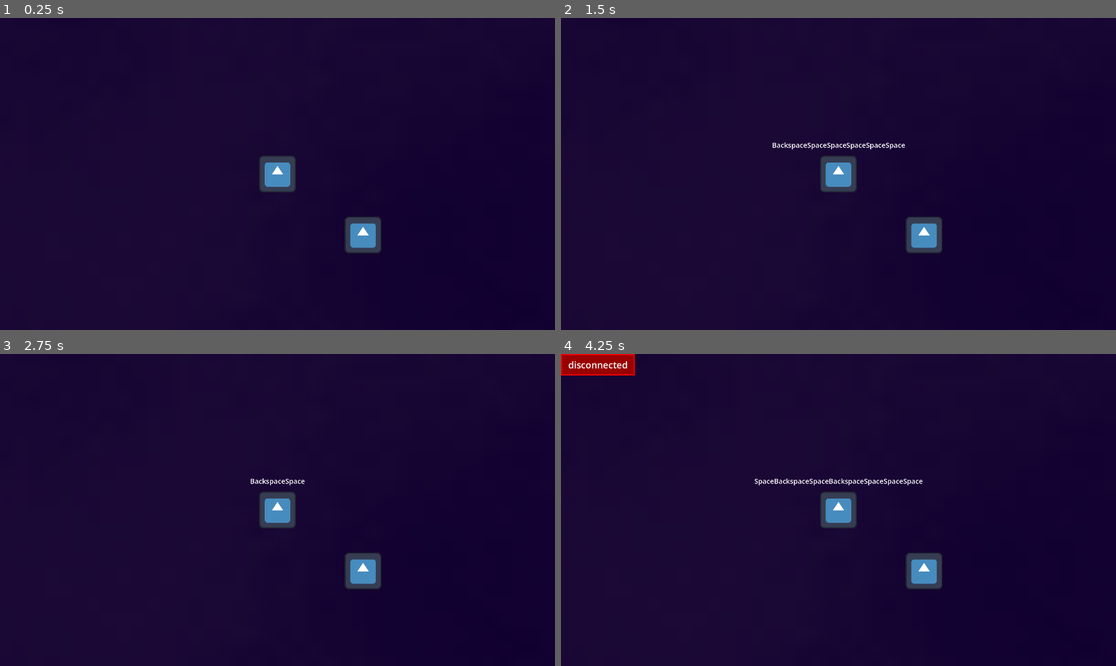
Above: before the commit, frames 1-4 (two rows, left to right).
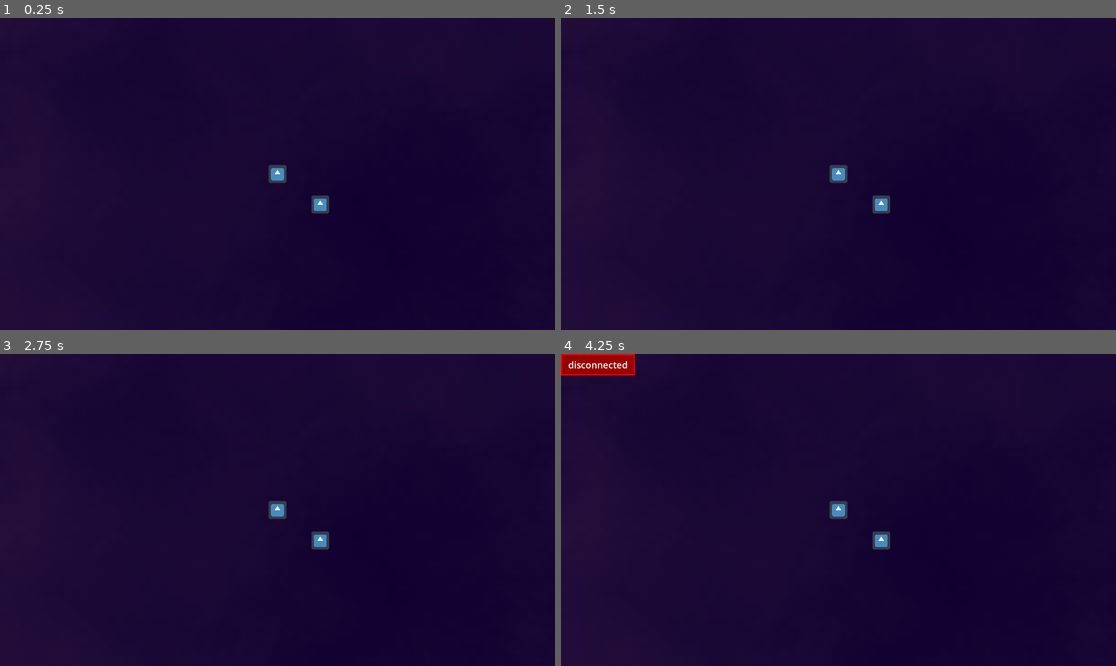
Above: after the commit, the same moments.

Repository: HTSTEM/rings
Game: Godot game, scene res://world.tscn
The game is run twice, just before and just after one commit, with the same random seed, the same clock (stepped at 60 frames per second) and the same inputs. The engine's default icon, where the game draws it, is replaced by a stand-in: a white triangle on a blue panel in a dark square.
Inputs:
- Up to frame 1 (0.25 s): no input
- Up to frame 2 (1.5 s): tap Enter at 0.5 s; tap Backspace at 0.6 s; tap Space at 0.77, 0.8, 1.07, 1.25, 1.35 s
- Up to frame 3 (2.75 s): tap Space at 1.52, 1.82, 2.3 s; tap Backspace at 1.55, 2.1 s; tap Enter at 2 s
- Up to frame 4 (4.25 s): tap Space at 2.75, 3.02, 3.32, 3.77, 3.8, 4.07 s; tap Enter at 2.85 s; tap Backspace at 3.05, 3.6 s

The runs differ from the first frame. In frame 1, 1.7% of the frame differs, in the area x 46-69%, y 44-76%; in frame 2, 1.9%; in frame 3, 1.8%; in frame 4, 2.0%, in the area x 34-69%, y 39-76%.

Commit message:
feat: velocity & improved debug

Diff:
--- a/player.gd
+++ b/player.gd
@@ -1,6 +1,7 @@
 extends Node2D
 
 var debug_msg = ""
+var velocity = Vector2(0, 0)
 
 # Called when the node enters the scene tree for the first time.
 func _ready():
@@ -15,24 +16,50 @@
 				var ws = get_node("/root/WSClient")
 				ws.emit_message(debug_msg)
 				debug_msg = ""
-			else:
-				# todo: do there need to be filters here for sane characters?
-				debug_msg += OS.get_keycode_string(event.get_keycode_with_modifiers())
+			elif event.keycode == KEY_BACKSPACE:
+				if len(debug_msg) == 1:
+					debug_msg = ""
+				elif len(debug_msg) > 1:
+					debug_msg = debug_msg.substr(0, len(debug_msg) - 1)
+			elif event.keycode >= KEY_SPACE && event.keycode <= KEY_SECTION:
+				var keycode = char(event.unicode)
+				debug_msg += keycode
 
 			var cmd = get_node("DebugCommand")
 			cmd.text = debug_msg
 
 func _on_chat_message(content: String, is_voice: bool):
+	# speed boost for all caps lol
+	var bonus = 0
+	if content == content.to_upper():
+		bonus = 2
+
 	content = content.to_lower()
 	if content == "up":
-		position.y -= 10
+		velocity.y = -8 - bonus
 	elif content == "down":
-		position.y += 10
+		velocity.y = 8 + bonus
 	elif content == "left":
-		position.x -= 10
+		velocity.x = -8 - bonus
 	elif content == "right":
-		position.x += 10
+		velocity.x = 8 + bonus
 
 # Called every frame. 'delta' is the elapsed time since the previous frame.
 func _process(delta):
+	position.x += velocity.x
+	position.y += velocity.y
+	#velocity.x -= (velocity.x * 0.95 * delta)
+	#velocity.y -= (velocity.y * 0.95 * delta)
+	#velocity -= velocity * 0.9999 * delta
+	var drag = 7
+
+	if velocity.x < 0:
+		velocity.x = min(0, velocity.x + (delta * drag))
+	elif velocity.x > 0:
+		velocity.x = max(0, velocity.x - (delta * drag))
+
+	if velocity.y < 0:
+		velocity.y = min(0, velocity.y + (delta * drag))
+	elif velocity.y > 0:
+		velocity.y = max(0, velocity.y - (delta * drag))
 	pass
--- a/world.tscn
+++ b/world.tscn
@@ -37,6 +37,7 @@
 script = ExtResource("1_f3sb7")
 
 [node name="Camera2D" type="Camera2D" parent="Level/Player" unique_id=1006447527]
+zoom = Vector2(0.5, 0.5)
 
 [node name="DebugCommand" type="Label" parent="Level/Player" unique_id=591670123]
 anchors_preset = 8
@@ -51,7 +52,7 @@
 grow_horizontal = 2
 grow_vertical = 2
 theme_override_fonts/font = SubResource("SystemFont_tlwt5")
-theme_override_font_sizes/font_size = 24
+theme_override_font_sizes/font_size = 32
 horizontal_alignment = 1
 vertical_alignment = 1
 
